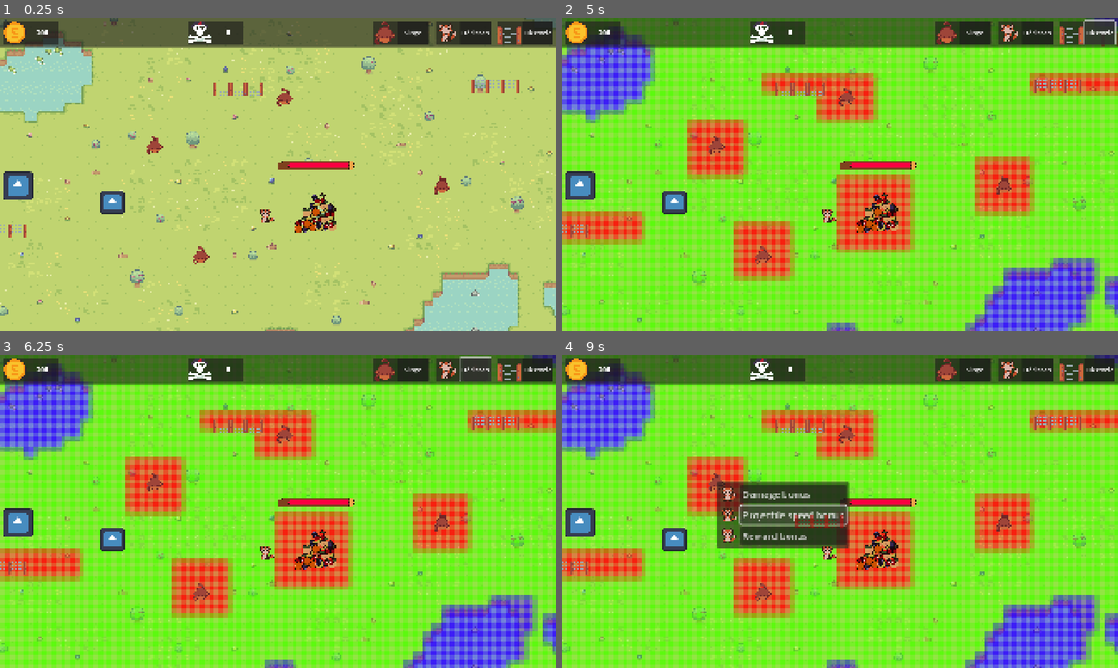
Above: before the commit, frames 1-4 (two rows, left to right).
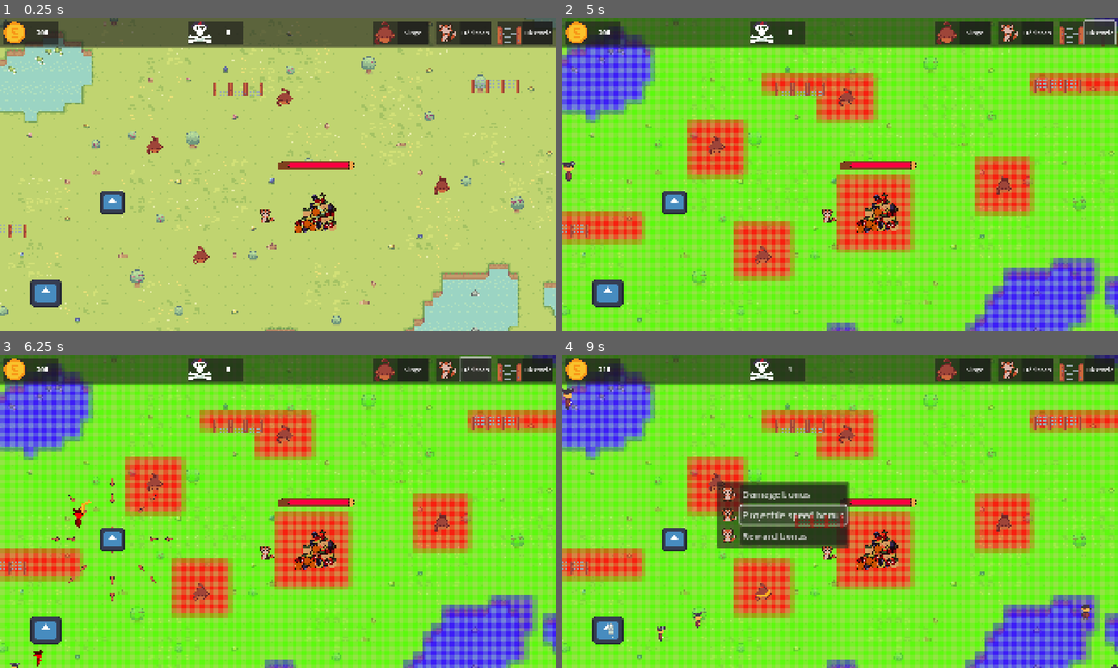
Above: after the commit, the same moments.

Repository: CreaJeu/PirateTowerDefense
Game: Godot game, scene res://scenes/main.tscn
The game is run twice, just before and just after one commit, with the same random seed, the same clock (stepped at 60 frames per second) and the same inputs. The engine's default icon, where the game draws it, is replaced by a stand-in: a white triangle on a blue panel in a dark square.
Inputs (mouse positions are in pixels of both pictures, inside the frame that each line leads up to):
- Up to frame 1 (0.25 s): no input
- Up to frame 2 (5 s): click "Singe" at 0.5 s; click "Hérisson" at 1.25 s; click "Obstacle" at 2 s; click "Singe" at 2.75 s; click "Hérisson" at 3.5 s; click "Obstacle" at 4.25 s
- Up to frame 3 (6.25 s): click "Singe" at 5 s; click "Hérisson" at 5.75 s
- Up to frame 4 (9 s): click "Obstacle" at 6.5 s; click (717, 483) at 7.27 s; click "Damage bonus" at 8 s; click "Projectile speed bonus" at 8.75 s

The runs differ from the first frame. In frame 1, 1.0% of the frame differs, in the area x 0-12%, y 48-93%; in frame 2, 1.0%; in frame 3, 1.4%, in the area x 0-32%, y 39-100%; in frame 4, 1.3%.
Error before the commit: Invalid operands 'Vector2' and 'Nil' in operator '*'. (res://scripts/enemy.gd:50)

Commit message:
lama works

Diff:
--- a/scenes/main.tscn
+++ b/scenes/main.tscn
@@ -103,7 +103,7 @@
 position = Vector2(629, 524)
 
 [node name="Lama" parent="Turrets" instance=ExtResource("10_muem4")]
-position = Vector2(472, 496)
+position = Vector2(520, 681)
 
 [node name="BuildManager" type="Node2D" parent="." node_paths=PackedStringArray("construction_mask")]
 script = ExtResource("9_ya4ey")
--- a/scripts/bave_lama.gd
+++ b/scripts/bave_lama.gd
@@ -24,7 +24,7 @@
 
 func _on_body_entered(body):
 	if body.is_in_group("enemies"):
-		body.damage_taken()
+		body.hit_taken(damage,slow_strength,slow_duration)
 		queue_free()
 
 func projectile_stats(damage_param,slow_strength_param,slow_duration_param):
--- a/scripts/enemy.gd
+++ b/scripts/enemy.gd
@@ -1,12 +1,12 @@
 class_name Enemy
 extends CharacterBody2D
 
-@export var initial_speed = 100.0
-@export var speed = 100.0
-@export var damage = 10.0
-@export var money_on_death = 10.0
-@export var target: Node2D
-@export var health = 10.0
+@onready var initial_speed = 100.0
+@onready var speed = 100.0
+@onready var damage = 10.0
+@onready var money_on_death = 10.0
+@onready var target: Node2D
+@onready var health = 10.0
 
 
 @onready var attack_range = $MeleeRange
@@ -36,6 +36,7 @@
 	slow_timer.timeout.connect(_on_slow_timer_timeout)
 	$AnimatedSprite2D.play("down")
 	is_ready = true
+
 
 func _physics_process(delta):
 	if not is_ready:
@@ -104,9 +105,10 @@
 
 	health -= damage_taken
 	if(slow_strength != 0):
-		speed -= slow_strength
-		slow_timer.wait_time = slow_duration
-		slow_timer.start()
+		if(speed == initial_speed): #eviter d'accumuler du slow
+			speed -= slow_strength
+			slow_timer.wait_time = slow_duration
+			slow_timer.start()
 
 
 	if(health<0):
--- a/scripts/lama.gd
+++ b/scripts/lama.gd
@@ -59,4 +59,5 @@
 	projectile.global_position = global_position
 	projectile.direction = (target.global_position - global_position).normalized()
 	projectile.speed = projectile_speed
+	projectile.projectile_stats(damage,slow_strength,slow_duration)
 	get_tree().current_scene.add_child(projectile)
